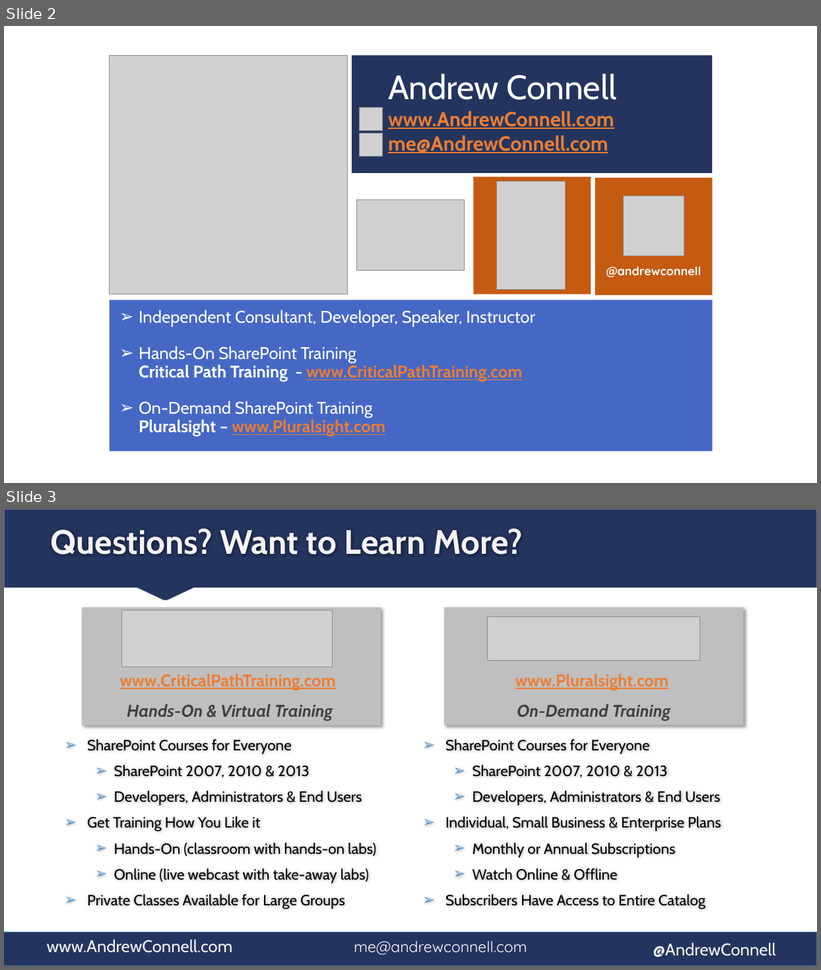
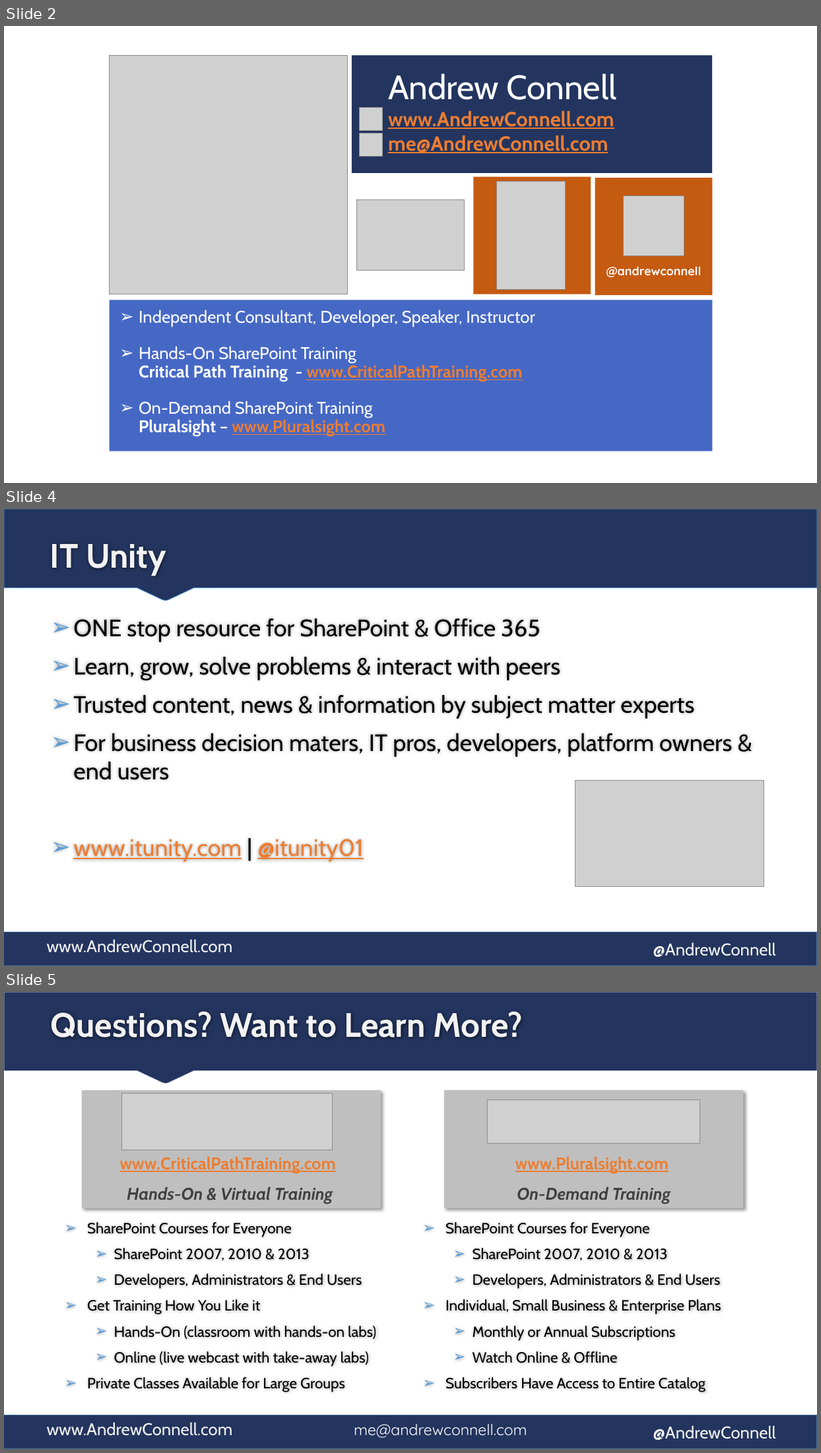
Before and after one commit to andrewconnell/pres-sp15workflow-restapi, a slide deck: presentation.pptx. Shown one above the other, each under a label of ours: slides 2 and 3 before the commit, slides 2, 4 and 5 after it; the slides between them are not shown. The pictures are 821x970 and 821x1453 pixels, drawn with LibreOffice and Linux fonts; fonts in the diff are those of the drawing; grey boxes stand for pictures. Boxes give left, top, right and bottom in pixels: in the first picture for what was removed or moved away, otherwise in the second. Text is boxed around its words. In the diff, an @@ line names an element or a change of style, - is before the commit and + after.

Commit message:
updated bio to include ITUnity

```diff
--- a/presentation.pptx
+++ b/presentation.pptx
@@ slide 4 added at box(4, 509, 817, 966), background #FFFFFF; not listed: 3 template elements that a slide beside it also shows @@
@@ freeform shape added at box(4, 509, 817, 601), fill #23345E, outline #5B9BD5 0.75 pt @@
@@ title added at box(50, 544, 166, 574), 40 pt, text #F2F2F2, bold @@
+IT Unity
@@ text added at box(73, 619, 732, 862), 28 pt, text #000000 @@
+➢ ONE stop resource for SharePoint & Office 365
+➢ Learn, grow, solve problems & interact with peers
+➢ Trusted content, news & information by subject matter experts
+➢ For business decision maters, IT pros, developers, platform owners & end users
+➢ www.itunity.com | @itunity01
@@ picture added at box(575, 781, 764, 887) @@
@@ what was slide 3 is now slide 5 @@
```
Also in this commit, not shown: 1 other slide added, 1 other file.
